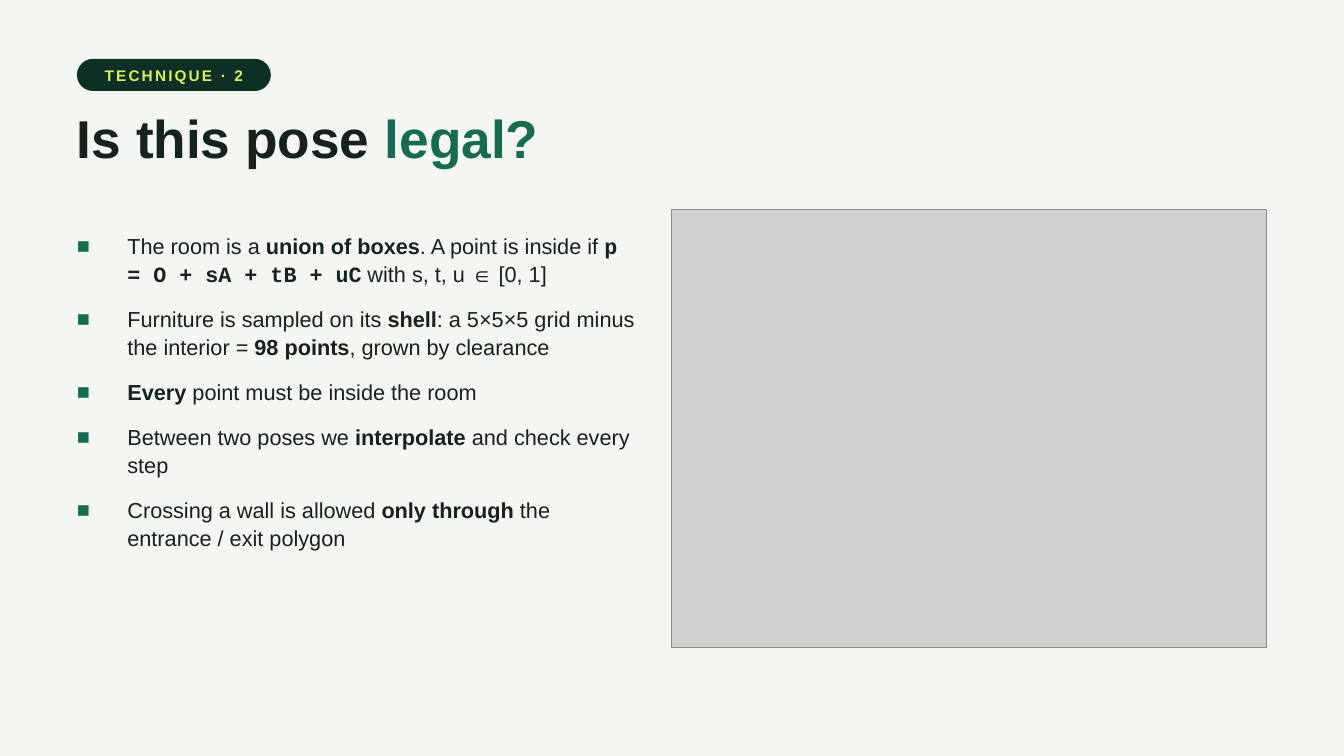
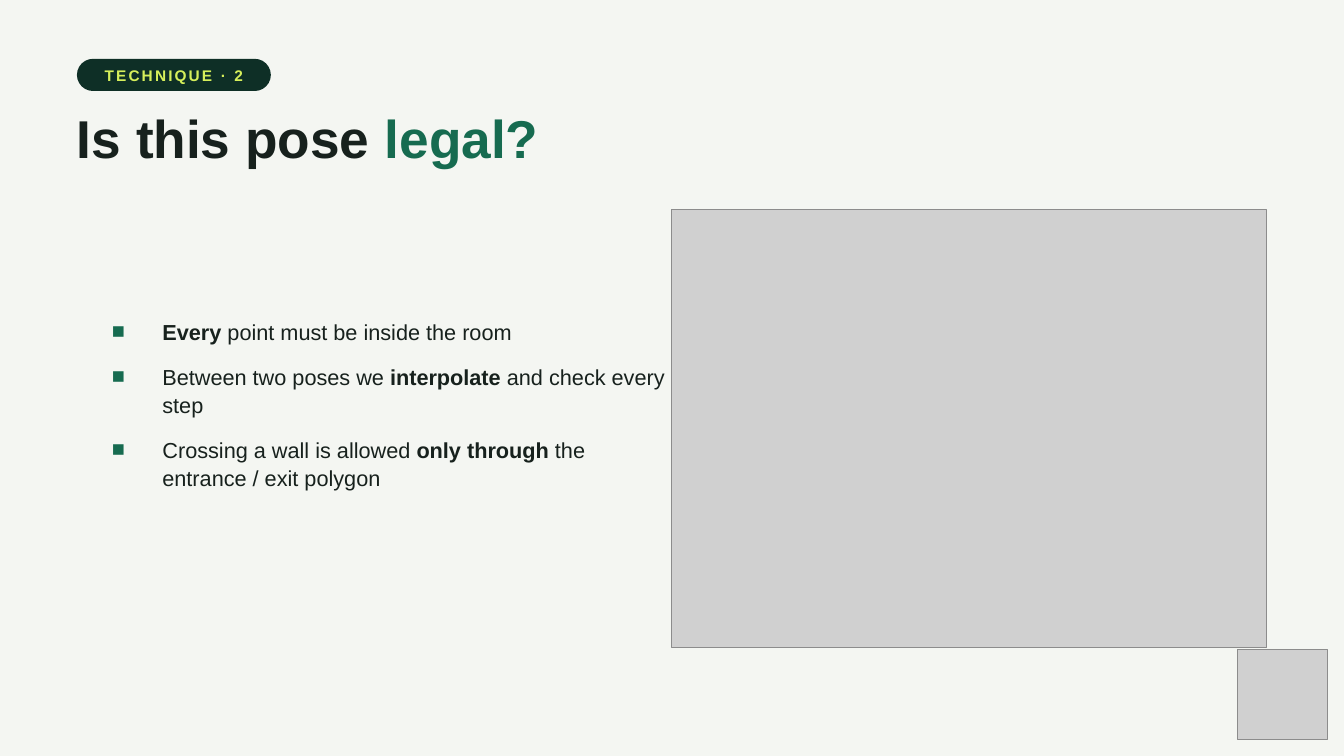
Before and after one commit to volcano1998/FurnitureSim_3D, a slide deck: slide 19 of slides/CanItFit.pptx (slide 11 before the commit). Drawn at 1344x756 pixels with LibreOffice and Linux fonts; fonts in the diff are those of the drawing; grey boxes stand for pictures. Boxes give left, top, right and bottom in pixels: in the first picture for what was removed or moved away, otherwise in the second. Text is boxed around its words. In the diff, an @@ line names an element or a change of style, - is before the commit and + after.

```diff
--- a/slides/CanItFit.pptx
+++ b/slides/CanItFit.pptx
@@ text at (127,238,635,360): paragraphs removed @@
-■ The room is a union of boxes. A point is inside if p = O + sA + tB + uC with s, t, u ∈ [0, 1]
-■ Furniture is sampled on its shell: a 5×5×5 grid minus the interior = 98 points, grown by clearance
@@ text "Every point must be inside ...": place and size @@
-text "Every point must be inside ..." at (127,238,635,551)
+text "Every point must be inside ..." at (162,324,665,490)
@@ picture added at (1238,649,1328,739) @@
```
Also in this commit, not shown: 12 other slides changed, 11 slides added, 4 slides removed, 16 other files.
